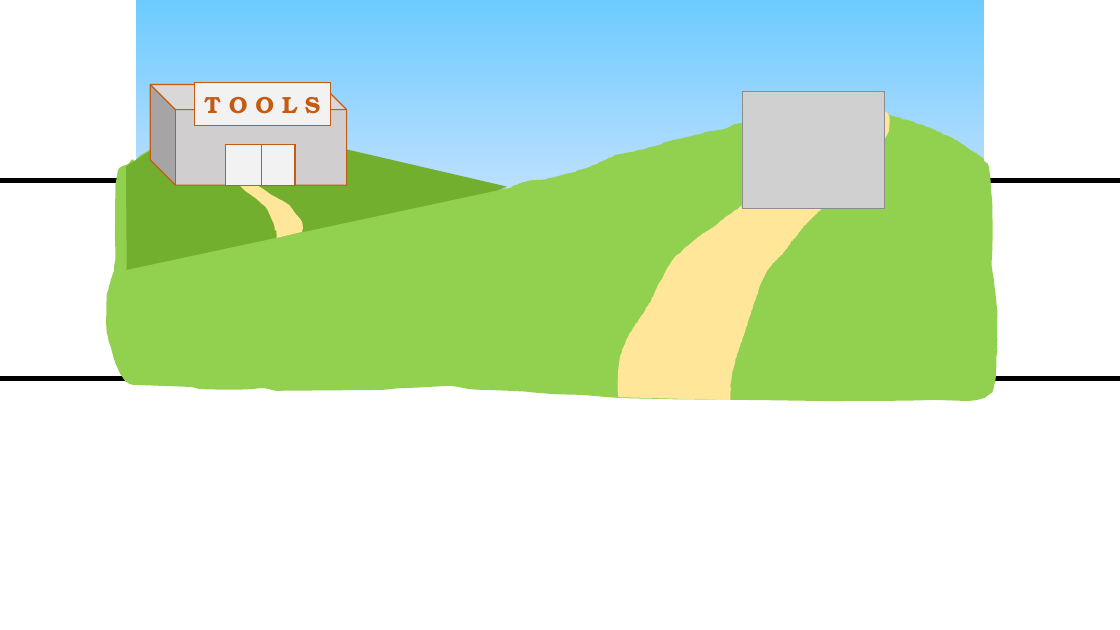
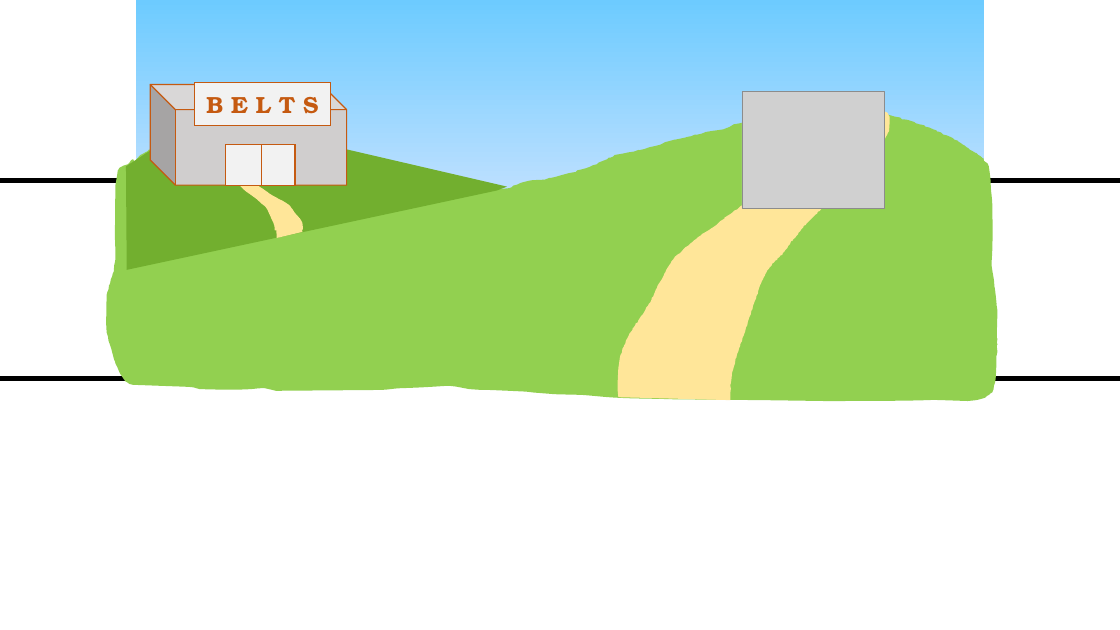
Before and after one commit to JBrenneman444/HW, a slide deck: slide 10 of current_week_homework_assignment_name/HW-w03/landscaper/mockup.pptx. Drawn at 1120x630 pixels with LibreOffice and Linux fonts; fonts in the diff are those of the drawing; grey boxes stand for pictures. Boxes give left, top, right and bottom in pixels: in the first picture for what was removed or moved away, otherwise in the second. Text is boxed around its words. In the diff, an @@ line names an element or a change of style, - is before the commit and + after.

```diff
--- a/current_week_homework_assignment_name/HW-w03/landscaper/mockup.pptx
+++ b/current_week_homework_assignment_name/HW-w03/landscaper/mockup.pptx
@@ text in rectangle at [206, 97, 318, 114]: text changed @@
-T O O L S
+B E L T S
```
Also in this commit, not shown: 2 slides added, 1 slide removed, 14 other files.
